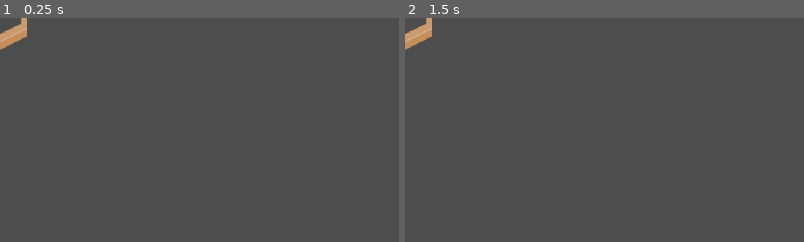
Above: before the commit, frames 1-2 (left to right).
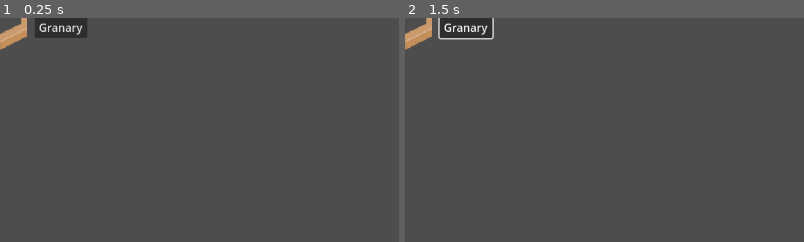
Above: after the commit, the same moments.

Repository: martinspp/civ-clone-thing
Game: Godot game, scene res://scenes/settlement.tscn
Same seed, same stepped clock (60 frames per second), same inputs: the game is played once before the commit and once after it. This scene is started directly instead of the project's main scene.
Inputs (mouse positions are % of the whole screen's width and height, from its top left):
- Up to frame 1 (0.25 s): no input
- Up to frame 2 (1.5 s): click (8, 2) at 0.5 s, where only the run after the commit has a clickable "Granary"; tap Enter at 1.25 s; move the mouse to (72, 45) at 1.27 s; hold Right (ui_right) from 1.28 s (still down); tap Mouse wheel up (zoom_in) at 1.35 s; click (72, 45) at 1.42 s
The pictures show only the part of the screen within x 0-50%, y 0-50%; the shares and areas given below are measured in that part.

The runs differ from the first frame. In frame 1, 1.1% of the frame differs, in the area x 8-22%, y 0-9%; in frame 2, 1.3%, in the area x 8-23%, y 0-10%.
Error before the commit: Invalid assignment of property or key 'settlement' with value of type 'Area2D (Settlement)' on a base object of type 'Nil'. (res://scripts/Settlement.gd:12)
Error after the commit: Invalid assignment of property or key 'settlement' with value of type 'Area2D (Settlement)' on a base object of type 'Nil'. (res://scripts/Settlement.gd:17)

Commit message:
added settlement basic ui

Diff:
--- a/scenes/UI/Play/PlayUI.tscn
+++ b/scenes/UI/Play/PlayUI.tscn
@@ -8,6 +8,9 @@
 anchor_bottom = 1.0
 grow_horizontal = 2
 grow_vertical = 2
+size_flags_horizontal = 0
+size_flags_vertical = 0
+mouse_filter = 2
 script = ExtResource("1_np1ix")
 round_value_label = NodePath("VBoxContainer/HBoxContainer/RoundValue")
 gold_value_label = NodePath("VBoxContainer/HBoxContainer2/GoldValue")
--- a/scenes/settlement.tscn
+++ b/scenes/settlement.tscn
@@ -14,20 +14,184 @@
 [node name="CollisionPolygon2D" type="CollisionPolygon2D" parent="."]
 polygon = PackedVector2Array(-40, -26, 0, -46, 40, -26, 40, 27, 0, 46, -40, 26)
 
-[node name="Label" type="Label" parent="."]
+[node name="SettlementUI" type="Control" parent="."]
 z_index = 1
+z_as_relative = false
+layout_mode = 3
 anchors_preset = 8
 anchor_left = 0.5
 anchor_top = 0.5
 anchor_right = 0.5
 anchor_bottom = 0.5
-offset_left = -79.0
-offset_top = -71.0
-offset_right = 78.0
-offset_bottom = -48.0
 grow_horizontal = 2
 grow_vertical = 2
+mouse_filter = 1
+metadata/_edit_use_anchors_ = true
+
+[node name="SelectedUI" type="Control" parent="SettlementUI"]
+unique_name_in_owner = true
+layout_mode = 1
+anchors_preset = 5
+anchor_left = 0.5
+anchor_right = 0.5
+grow_horizontal = 2
+
+[node name="HBoxContainer2" type="HBoxContainer" parent="SettlementUI/SelectedUI"]
+layout_mode = 1
+anchors_preset = 5
+anchor_left = 0.5
+anchor_right = 0.5
+offset_left = -67.0
+offset_top = -94.0
+offset_right = 41.0
+offset_bottom = -44.0
+grow_horizontal = 2
+
+[node name="Exit" type="Button" parent="SettlementUI/SelectedUI/HBoxContainer2"]
+layout_mode = 2
+text = "X"
+
+[node name="Panel" type="PanelContainer" parent="SettlementUI/SelectedUI/HBoxContainer2"]
+layout_mode = 2
+
+[node name="WorldUI_Copy" type="VBoxContainer" parent="SettlementUI/SelectedUI/HBoxContainer2/Panel"]
+auto_translate_mode = 1
+layout_mode = 2
+
+[node name="SettlementNameLabel_Copy" type="Label" parent="SettlementUI/SelectedUI/HBoxContainer2/Panel/WorldUI_Copy"]
+unique_name_in_owner = true
+auto_translate_mode = 1
+layout_mode = 2
 size_flags_horizontal = 4
+text = "Settlement"
 horizontal_alignment = 1
+metadata/_edit_use_anchors_ = true
+
+[node name="HBoxContainer" type="HBoxContainer" parent="SettlementUI/SelectedUI/HBoxContainer2/Panel/WorldUI_Copy"]
+auto_translate_mode = 1
+layout_mode = 2
+alignment = 1
+
+[node name="Label" type="Label" parent="SettlementUI/SelectedUI/HBoxContainer2/Panel/WorldUI_Copy/HBoxContainer"]
+auto_translate_mode = 1
+layout_mode = 2
+text = "🍏:"
+
+[node name="GrowthLabel_Copy" type="Label" parent="SettlementUI/SelectedUI/HBoxContainer2/Panel/WorldUI_Copy/HBoxContainer"]
+unique_name_in_owner = true
+auto_translate_mode = 1
+layout_mode = 2
+text = "0"
+
+[node name="Label2" type="Label" parent="SettlementUI/SelectedUI/HBoxContainer2/Panel/WorldUI_Copy/HBoxContainer"]
+auto_translate_mode = 1
+layout_mode = 2
+text = "🧑:"
+
+[node name="PopulationLabel_Copy" type="Label" parent="SettlementUI/SelectedUI/HBoxContainer2/Panel/WorldUI_Copy/HBoxContainer"]
+unique_name_in_owner = true
+auto_translate_mode = 1
+layout_mode = 2
+text = "0"
+
+[node name="HBoxContainer" type="HBoxContainer" parent="SettlementUI/SelectedUI"]
+layout_mode = 1
+anchors_preset = 8
+anchor_left = 0.5
+anchor_top = 0.5
+anchor_right = 0.5
+anchor_bottom = 0.5
+offset_left = -49.0
+offset_top = -25.0
+offset_right = 49.0
+offset_bottom = 25.0
+grow_horizontal = 2
+grow_vertical = 2
+
+[node name="VBoxContainer2" type="VBoxContainer" parent="SettlementUI/SelectedUI/HBoxContainer"]
+layout_mode = 2
+
+[node name="Label" type="Label" parent="SettlementUI/SelectedUI/HBoxContainer/VBoxContainer2"]
+layout_mode = 2
+text = "Units:"
+
+[node name="Button" type="Button" parent="SettlementUI/SelectedUI/HBoxContainer/VBoxContainer2"]
+layout_mode = 2
+text = "Warrior"
+
+[node name="MarginContainer" type="MarginContainer" parent="SettlementUI/SelectedUI/HBoxContainer"]
+custom_minimum_size = Vector2(100, 0)
+layout_mode = 2
+
+[node name="VBoxContainer3" type="VBoxContainer" parent="SettlementUI/SelectedUI/HBoxContainer"]
+auto_translate_mode = 1
+layout_mode = 2
+
+[node name="Label" type="Label" parent="SettlementUI/SelectedUI/HBoxContainer/VBoxContainer3"]
+layout_mode = 2
+text = "Buildings:"
+
+[node name="Button" type="Button" parent="SettlementUI/SelectedUI/HBoxContainer/VBoxContainer3"]
+auto_translate_mode = 1
+layout_mode = 2
+text = "Granary"
+
+[node name="WorldUI" type="Control" parent="SettlementUI"]
+unique_name_in_owner = true
+layout_mode = 1
+anchors_preset = 8
+anchor_left = 0.5
+anchor_top = 0.5
+anchor_right = 0.5
+anchor_bottom = 0.5
+offset_top = -94.0
+offset_bottom = -94.0
+grow_horizontal = 2
+grow_vertical = 2
+mouse_filter = 2
+
+[node name="VBoxContainer" type="VBoxContainer" parent="SettlementUI/WorldUI"]
+layout_mode = 1
+anchors_preset = 5
+anchor_left = 0.5
+anchor_right = 0.5
+offset_left = -43.0
+offset_right = 43.0
+offset_bottom = 40.0
+grow_horizontal = 2
+mouse_filter = 2
+
+[node name="SettlementNameLabel" type="Label" parent="SettlementUI/WorldUI/VBoxContainer"]
+unique_name_in_owner = true
+layout_mode = 2
+size_flags_horizontal = 4
+text = "Settlement "
+horizontal_alignment = 1
+metadata/_edit_use_anchors_ = true
+
+[node name="HBoxContainer" type="HBoxContainer" parent="SettlementUI/WorldUI/VBoxContainer"]
+layout_mode = 2
+
+[node name="Label" type="Label" parent="SettlementUI/WorldUI/VBoxContainer/HBoxContainer"]
+layout_mode = 2
+text = "🍏:"
+
+[node name="GrowthLabel" type="Label" parent="SettlementUI/WorldUI/VBoxContainer/HBoxContainer"]
+unique_name_in_owner = true
+auto_translate_mode = 1
+layout_mode = 2
+text = "0"
+
+[node name="Label2" type="Label" parent="SettlementUI/WorldUI/VBoxContainer/HBoxContainer"]
+auto_translate_mode = 1
+layout_mode = 2
+text = "🧑:"
+
+[node name="PopulationLabel" type="Label" parent="SettlementUI/WorldUI/VBoxContainer/HBoxContainer"]
+unique_name_in_owner = true
+auto_translate_mode = 1
+layout_mode = 2
+text = "0"
 
 [connection signal="input_event" from="." to="." method="_on_input_event"]
+[connection signal="pressed" from="SettlementUI/SelectedUI/HBoxContainer2/Exit" to="." method="_on_exit_pressed"]
--- a/scripts/CameraController.gd
+++ b/scripts/CameraController.gd
@@ -1,4 +1,6 @@
 extends Camera2D
+
+class_name CameraController
 
 var camera_speed:int = 500
 
@@ -9,12 +11,10 @@
 @onready var target_zoom := Vector2(1,1)
 
 func _ready() -> void:
-	pass
+	GameStateService.camera = self
 
 func _process(delta: float) -> void:
-	if is_focusing:
-		focusing(delta)
-	else:
+	if !is_focusing:
 		if Input.is_action_pressed("ui_down"):
 			self.position.y += camera_speed * delta
 		if Input.is_action_pressed("ui_up"):
@@ -33,11 +33,10 @@
 			pan_point = null
 
 		if Input.is_action_just_released("zoom_in"):
-			target_zoom += step_zoom
+			zoom += step_zoom
 		if Input.is_action_just_released("zoom_out"):
-			target_zoom -= step_zoom
-		target_zoom = clamp(target_zoom,min_zoom,max_zoom)
-		self.zoom = target_zoom
+			zoom -= step_zoom
+	zoom = clamp(zoom,min_zoom,max_zoom)
 
 var start_focus_point: Vector2
 var end_focus_point: Vector2
@@ -48,21 +47,15 @@
 var is_focusing := false
 var focus_progress: float = 0
 
-func focus(point: Vector2, zoom: float):
-	start_focus_point = position
-	start_focus_zoom = zoom
-
-	end_focus_point = point
-	end_focus_zoom = zoom
+func focus_settlement(point: Vector2, focus_zoom: Vector2):
 	is_focusing = true
 
-	focus_progress = 0
+	var tween = get_tree().create_tween()
+	tween.tween_property(self, "position", point, 0.75).set_ease(Tween.EASE_OUT).set_trans(Tween.TRANS_QUAD)
+	tween.parallel().tween_property(self, "zoom", focus_zoom, 0.75).set_ease(Tween.EASE_IN_OUT).set_trans(Tween.TRANS_LINEAR)
+	#tween.tween_callback(unfocus_settlement)
 
-func focusing(delta: float):
-	position.x = lerpf(start_focus_point.x, end_focus_point.x, focus_progress)
-	position.y = lerpf(start_focus_point.y, end_focus_point.y, focus_progress)
-	if focus_progress < 1:
-		focus_progress += delta
-
-func unfocus():
+func unfocus_settlement():
+	var tween = get_tree().create_tween()
+	tween.tween_property(self, "zoom", Vector2(1,1), 0.2).set_ease(Tween.EASE_IN_OUT)
 	is_focusing = false
--- a/scripts/Hex.gd
+++ b/scripts/Hex.gd
@@ -49,9 +49,10 @@
 static var world: WorldManager
 
 var settlement: Settlement
+@onready var units: Array[Unit] = []
 
-var _q: int = INF
-var _r: int = INF
+var _q: int = -999
+var _r: int = -999
 
 var q:
 	get:
--- a/scripts/Settlement.gd
+++ b/scripts/Settlement.gd
@@ -2,21 +2,38 @@
 
 class_name Settlement
 
-@onready var label: Label = $Label
+@onready var selected_ui: Control = %SelectedUI
+@onready var world_ui: Control = %WorldUI
+
+@onready var settlement_name_label: Label = %SettlementNameLabel
+@onready var settlement_name_label_selected: Label = %SettlementNameLabel_Copy
 
 @onready var settlement_data: SettlementData = SettlementData.new()
 @onready var parent_hex: Hex = get_parent() as Hex
 
 func _ready() -> void:
-	label.text = settlement_data.settlement_name
+	settlement_name_label.text = settlement_data.settlement_name
+	settlement_name_label_selected.text = settlement_data.settlement_name
 	parent_hex.settlement = self
-	#parent_hex.collision.disabled = true
+	selected_ui.visible = false
 
 func _exit_tree() -> void:
 	parent_hex.settlement = null
 
-func _on_input_event(viewport: Node, event: InputEvent, shape_idx: int) -> void:
+func _on_exit_pressed() -> void:
+	unselect()
+	PlayEventBus.settlement_unhighlighted.emit()
+
+func select() -> void:
+	selected_ui.visible = true
+	world_ui.visible = false
+
+func unselect() -> void:
+	selected_ui.visible = false
+	world_ui.visible = true
+
+func _on_input_event(_viewport: Node, event: InputEvent, _shape_idx: int) -> void:
 	if event is InputEventMouseButton:
 		if event.button_index == 1 && event.pressed == true:
 			if GameStateService.current_state == GameStateService.game_states.PLAY:
-				PlayEventBus.emit_signal("settlement_clicked",self,event)
+				PlayEventBus.settlement_clicked.emit(self,event)
--- a/scripts/services/GameService.gd
+++ b/scripts/services/GameService.gd
@@ -5,20 +5,35 @@
 var play_ui_scene: PackedScene = load("res://scenes/UI/Play/PlayUI.tscn")
 var play_ui: PlayUI
 
+var selected_object: Variant
+
 func _ready() -> void:
 	GameStateService.game_service = self
 	play_ui = play_ui_scene.instantiate()
 	$"../CanvasLayer".add_child(play_ui)
-	PlayEventBus.hex_clicked.connect(hex_clicked)
-	PlayEventBus.unit_clicked.connect(unit_clicked)
-	PlayEventBus.settlement_clicked.connect(settlement_clicked)
+	PlayEventBus.hex_clicked.connect(hex_click_event)
+	PlayEventBus.settlement_unhighlighted.connect(func(): selected_object = null)
+
+func hex_click_event(hex: Hex, event: InputEvent):
+	# Check if hex has a settlement, if it does, check if we are over it.
+	if hex.units.size() > 0:
+		unit_clicked(hex.units[0], event)
+
+	elif hex.settlement:
+		settlement_clicked(hex.settlement, event)
+
+	else:
+		hex_clicked(hex, event)
+
 
 func hex_clicked(hex: Hex, event: InputEvent):
-	if hex.settlement:
-		pass
+	selected_object = hex
 
 func unit_clicked(unit: Unit, event: InputEvent):
-	print(unit)
+	selected_object = unit
 
 func settlement_clicked(settlement: Settlement, event: InputEvent):
-	pass
+	if (event as InputEventMouseButton).double_click == true:
+		selected_object = settlement
+		PlayEventBus.settlement_highlighted.emit(settlement)
+		settlement.select()
--- a/scripts/services/GameStateService.gd
+++ b/scripts/services/GameStateService.gd
@@ -6,6 +6,7 @@
 var map_service: MapService
 var world_manager: WorldManager
 var game_service: GameService
+var camera: CameraController
 
 var settlement_registy: Array[Settlement]
 var player_registry: Array[Player]
--- a/scripts/services/PlayEventBus.gd
+++ b/scripts/services/PlayEventBus.gd
@@ -6,5 +6,9 @@
 signal end_turn()
 
 signal hex_clicked(Hex, InputEvent)
-signal settlement_clicked(Settlement, InputEvent)
-signal unit_clicked(Unit, InputEvent)
+signal settlement_clicked(Settlement)
+signal unit_clicked(Unit)
+
+
+signal settlement_highlighted(Settlement)
+signal settlement_unhighlighted()
--- a/scripts/ui/PlayUI.gd
+++ b/scripts/ui/PlayUI.gd
@@ -9,9 +9,13 @@
 
 
 func _ready() -> void:
-	PlayEventBus.connect("update_gold", _update_gold)
-	PlayEventBus.connect("update_turn", _update_round)
-	end_turn_button.connect("pressed", _end_turn_button)
+	PlayEventBus.update_gold.connect(_update_gold)
+	PlayEventBus.update_turn.connect( _update_round)
+	end_turn_button.pressed.connect( _end_turn_button)
+
+	PlayEventBus.settlement_highlighted.connect(_highlight_settlement)
+	PlayEventBus.settlement_unhighlighted.connect(_unhighlight_settlement)
+
 
 func _update_gold(amnt: int) -> void:
 	gold_value_label.text = str(amnt)
@@ -21,3 +25,10 @@
 
 func _end_turn_button() -> void:
 	PlayEventBus.end_turn.emit()
+
+
+func _highlight_settlement(settlement: Settlement) -> void:
+	GameStateService.camera.focus_settlement(settlement.global_position,Vector2(2,2))
+
+func _unhighlight_settlement() -> void:
+	GameStateService.camera.unfocus_settlement()
Not shown, added: export_presets.cfg
